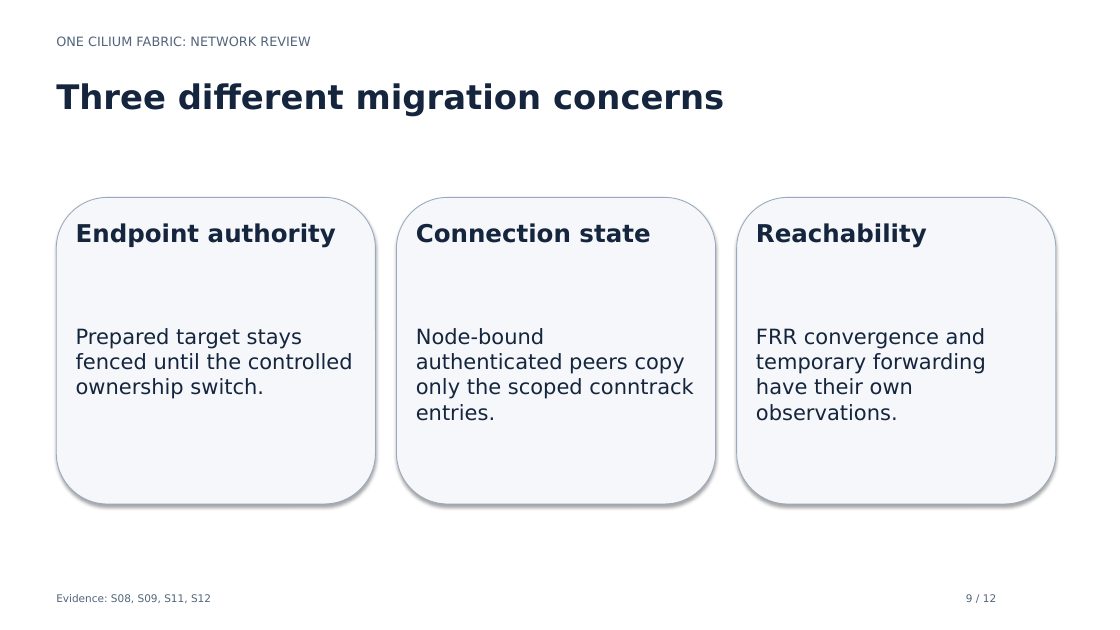
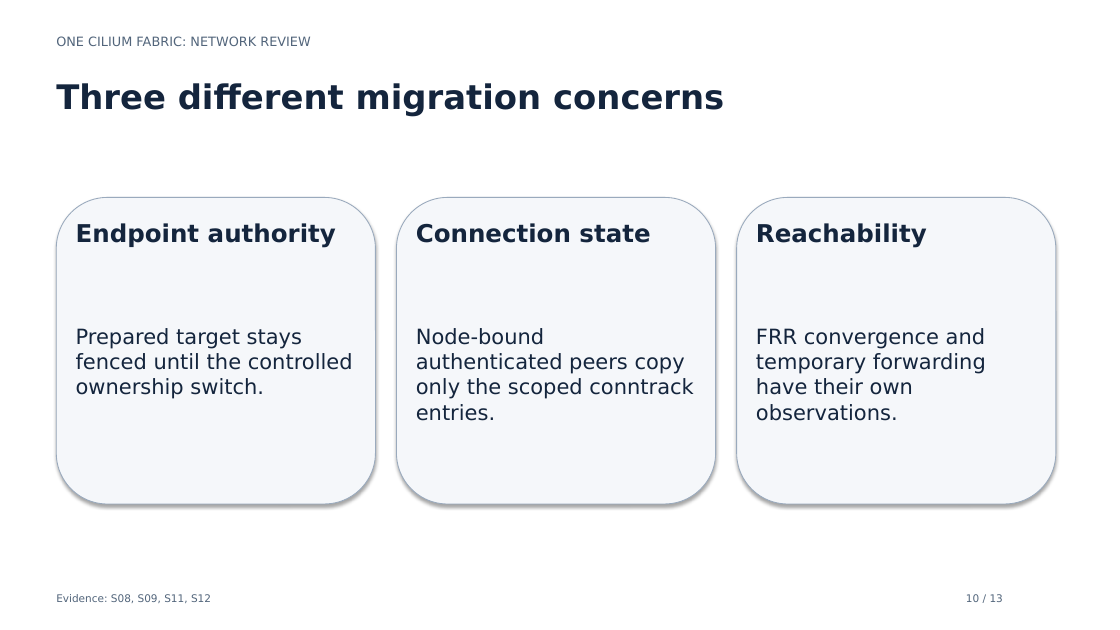
Before and after one commit to SamYaple/qrab, a slide deck: slide 10 of docs/architecture/exports/networking.pptx (slide 9 before the commit). Drawn at 1120x630 pixels with LibreOffice and Linux fonts; fonts in the diff are those of the drawing. Boxes give left, top, right and bottom in pixels: in the first picture for what was removed or moved away, otherwise in the second. Text is boxed around its words. In the diff, an @@ line names an element or a change of style, - is before the commit and + after.

```diff
--- a/docs/architecture/exports/networking.pptx
+++ b/docs/architecture/exports/networking.pptx
@@ text at (x1=966, y1=594, x2=1003, y2=602): text changed @@
-9 / 12
+10 / 13
```
Also in this commit, not shown: 6 other slides changed, 1 slide added, 36 other files.
